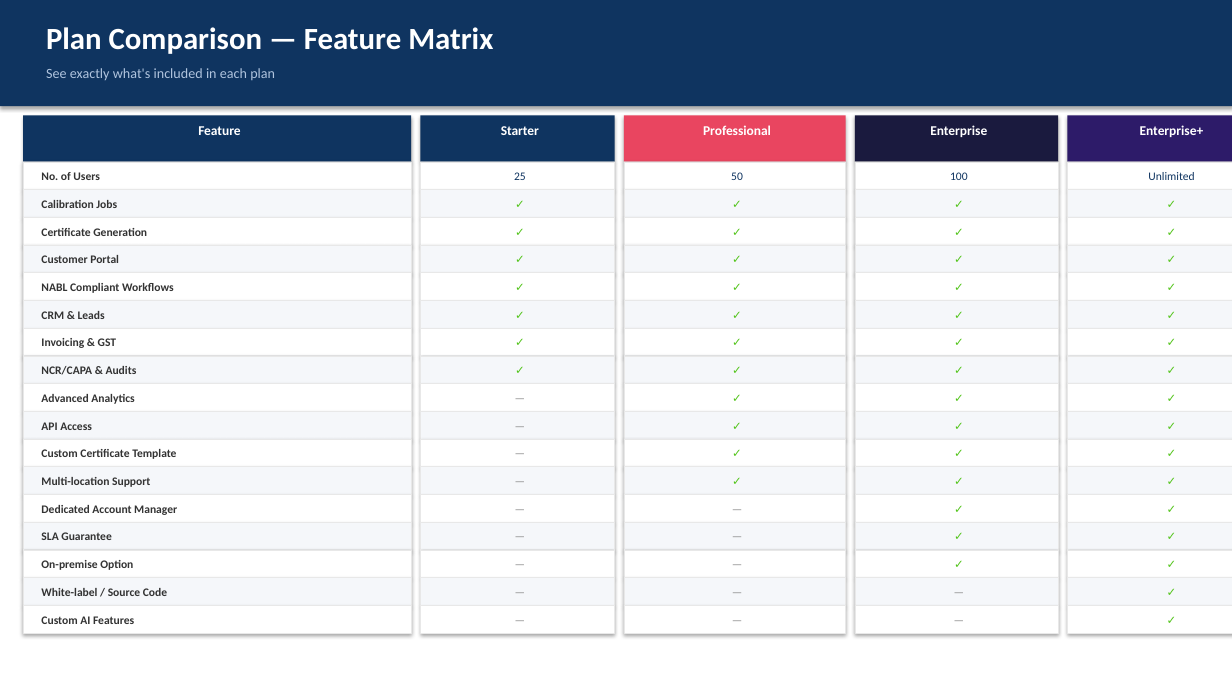
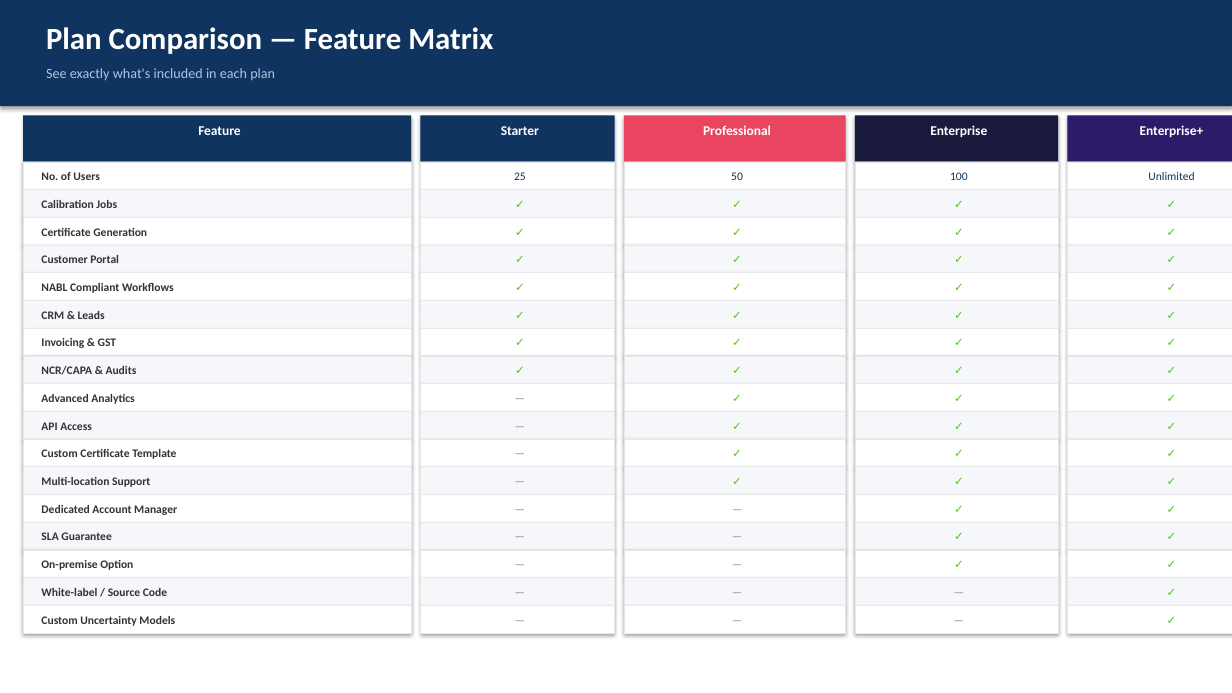
Before and after one commit to VinaySawarkar1/CLMS, a slide deck: slide 11 of CortexCLMS-Presentation.pptx (slide 10 before the commit). Drawn at 1232x693 pixels with LibreOffice and Linux fonts; fonts in the diff are those of the drawing. Boxes give left, top, right and bottom in pixels: in the first picture for what was removed or moved away, otherwise in the second. Text is boxed around its words. In the diff, an @@ line names an element or a change of style, - is before the commit and + after.

```diff
--- a/CortexCLMS-Presentation.pptx
+++ b/CortexCLMS-Presentation.pptx
@@ text at (41, 616, 175, 626): text changed @@
-Custom AI Features
+Custom Uncertainty Models
```
Also in this commit, not shown: 6 other slides changed, 1 slide added.
